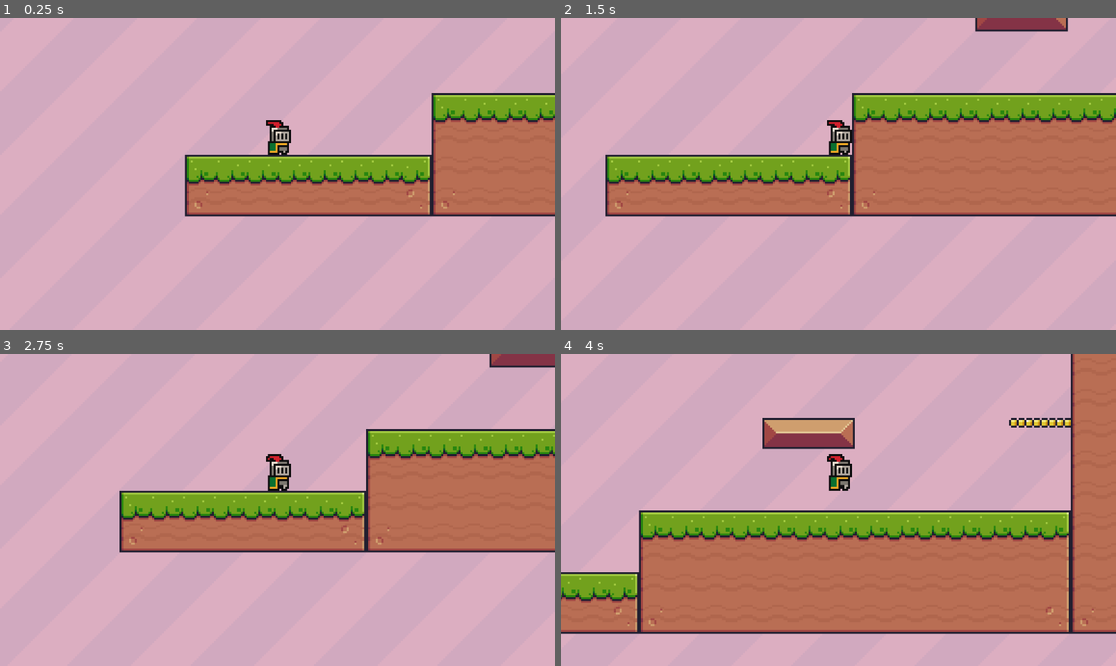
Above: before the commit, frames 1-4 (two rows, left to right).
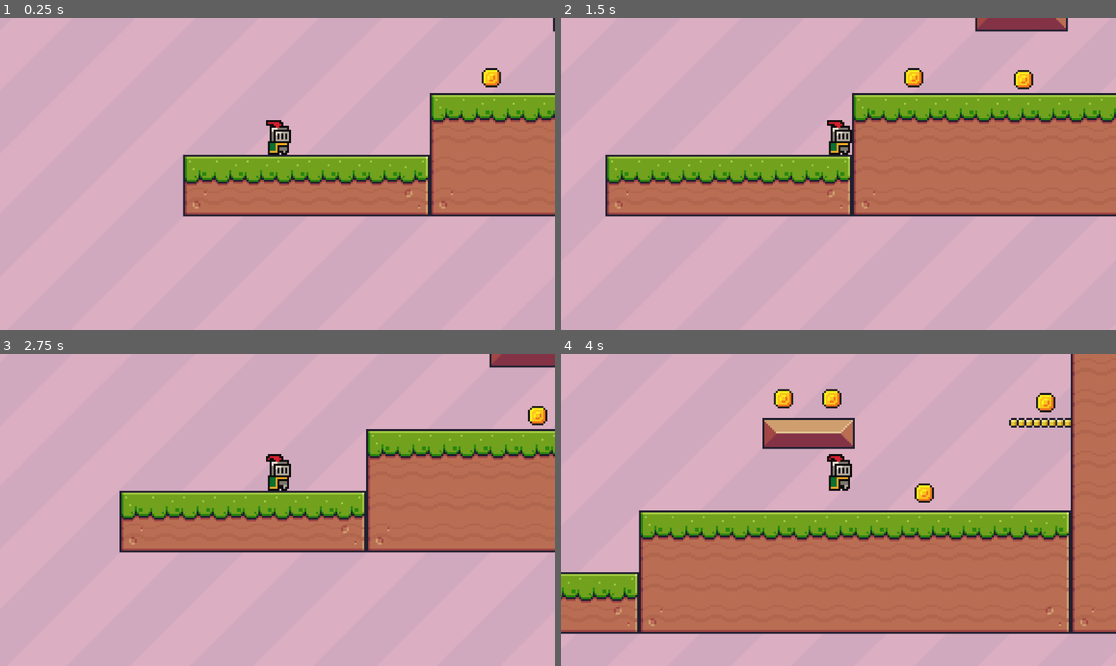
Above: after the commit, the same moments.

Repository: Lasersub/videojuego_godot
Game: Godot game, scene res://scenes/game.tscn
Two runs of this game, one before a commit and one after it. Both use one fixed random seed, a clock stepped at 60 frames per second and the inputs below.
Inputs:
- Up to frame 1 (0.25 s): no input
- Up to frame 2 (1.5 s): tap Enter (ui_accept) at 0.5, 0.77 s; hold Right (ui_right) from 0.53 s (still down)
- Up to frame 3 (2.75 s): tap Enter (ui_accept) at 1.52 s; release Right (ui_right) at 2.03 s; hold Left (ui_left) from 2.03 s (still down)
- Up to frame 4 (4 s): release Left (ui_left) at 2.78 s; hold Right (ui_right) from 2.78 s (still down); tap Enter (ui_accept) at 3.02, 3.77 s

The runs differ from the first frame. In frame 1, 2.1% of the frame differs, in the area x 32-100%, y 0-64%; in frame 2, 0.4%; in frame 3, 0.2%; in frame 4, 0.8%.

Commit message:
Monedas
Añadido de monedas con sonidito increible

Diff:
--- /dev/null
+++ b/scenes/coin.tscn
@@ -0,0 +1,116 @@
+[gd_scene load_steps=18 format=3 uid="uid://baghied6pdw7q"]
+
+[ext_resource type="Script" uid="uid://cw4gq7kc8exh0" path="res://scripts/coin.gd" id="1_i64fm"]
+[ext_resource type="Texture2D" uid="uid://bxlqj0u65hmsa" path="res://assets/sprites/map/coin.png" id="1_rwqht"]
+[ext_resource type="AudioStream" uid="uid://xi8qi5eycghs" path="res://assets/sounds/coin.wav" id="3_11l1o"]
+
+[sub_resource type="CircleShape2D" id="CircleShape2D_ssuvv"]
+radius = 6.0
+
+[sub_resource type="AtlasTexture" id="AtlasTexture_i64fm"]
+atlas = ExtResource("1_rwqht")
+region = Rect2(0, 0, 16, 16)
+
+[sub_resource type="AtlasTexture" id="AtlasTexture_11l1o"]
+atlas = ExtResource("1_rwqht")
+region = Rect2(16, 0, 16, 16)
+
+[sub_resource type="AtlasTexture" id="AtlasTexture_d14el"]
+atlas = ExtResource("1_rwqht")
+region = Rect2(32, 0, 16, 16)
+
+[sub_resource type="AtlasTexture" id="AtlasTexture_1ikuy"]
+atlas = ExtResource("1_rwqht")
+region = Rect2(48, 0, 16, 16)
+
+[sub_resource type="AtlasTexture" id="AtlasTexture_wnlwo"]
+atlas = ExtResource("1_rwqht")
+region = Rect2(64, 0, 16, 16)
+
+[sub_resource type="AtlasTexture" id="AtlasTexture_jig8b"]
+atlas = ExtResource("1_rwqht")
+region = Rect2(80, 0, 16, 16)
+
+[sub_resource type="AtlasTexture" id="AtlasTexture_xmuha"]
+atlas = ExtResource("1_rwqht")
+region = Rect2(96, 0, 16, 16)
+
+[sub_resource type="AtlasTexture" id="AtlasTexture_kfxoj"]
+atlas = ExtResource("1_rwqht")
+region = Rect2(112, 0, 16, 16)
+
+[sub_resource type="AtlasTexture" id="AtlasTexture_jsmju"]
+atlas = ExtResource("1_rwqht")
+region = Rect2(128, 0, 16, 16)
+
+[sub_resource type="AtlasTexture" id="AtlasTexture_s0mny"]
+atlas = ExtResource("1_rwqht")
+region = Rect2(144, 0, 16, 16)
+
+[sub_resource type="AtlasTexture" id="AtlasTexture_7cc30"]
+atlas = ExtResource("1_rwqht")
+region = Rect2(160, 0, 16, 16)
+
+[sub_resource type="AtlasTexture" id="AtlasTexture_rojmm"]
+atlas = ExtResource("1_rwqht")
+region = Rect2(176, 0, 16, 16)
+
+[sub_resource type="SpriteFrames" id="SpriteFrames_ls27i"]
+animations = [{
+"frames": [{
+"duration": 1.0,
+"texture": SubResource("AtlasTexture_i64fm")
+}, {
+"duration": 1.0,
+"texture": SubResource("AtlasTexture_11l1o")
+}, {
+"duration": 1.0,
+"texture": SubResource("AtlasTexture_d14el")
+}, {
+"duration": 1.0,
+"texture": SubResource("AtlasTexture_1ikuy")
+}, {
+"duration": 1.0,
+"texture": SubResource("AtlasTexture_wnlwo")
+}, {
+"duration": 1.0,
+"texture": SubResource("AtlasTexture_jig8b")
+}, {
+"duration": 1.0,
+"texture": SubResource("AtlasTexture_xmuha")
+}, {
+"duration": 1.0,
+"texture": SubResource("AtlasTexture_kfxoj")
+}, {
+"duration": 1.0,
+"texture": SubResource("AtlasTexture_jsmju")
+}, {
+"duration": 1.0,
+"texture": SubResource("AtlasTexture_s0mny")
+}, {
+"duration": 1.0,
+"texture": SubResource("AtlasTexture_7cc30")
+}, {
+"duration": 1.0,
+"texture": SubResource("AtlasTexture_rojmm")
+}],
+"loop": true,
+"name": &"default",
+"speed": 5.0
+}]
+
+[node name="Coin" type="Area2D"]
+collision_mask = 2
+script = ExtResource("1_i64fm")
+
+[node name="CollisionShape2D" type="CollisionShape2D" parent="."]
+shape = SubResource("CircleShape2D_ssuvv")
+
+[node name="AnimatedSprite2D" type="AnimatedSprite2D" parent="."]
+sprite_frames = SubResource("SpriteFrames_ls27i")
+
+[node name="AudioStreamPlayer2D" type="AudioStreamPlayer2D" parent="."]
+stream = ExtResource("3_11l1o")
+volume_db = -0.2
+
+[connection signal="body_entered" from="." to="." method="_on_body_entered"]
--- a/scenes/game.tscn
+++ b/scenes/game.tscn
@@ -1,7 +1,8 @@
-[gd_scene load_steps=4 format=3 uid="uid://s24ali3p2met"]
+[gd_scene load_steps=5 format=3 uid="uid://s24ali3p2met"]
 
 [ext_resource type="PackedScene" uid="uid://dowpk2eheirbh" path="res://scenes/player.tscn" id="1_uwrxv"]
 [ext_resource type="PackedScene" uid="uid://baywt7mqcexac" path="res://scenes/map.tscn" id="2_yqjtg"]
+[ext_resource type="PackedScene" uid="uid://baghied6pdw7q" path="res://scenes/coin.tscn" id="3_lnu2h"]
 
 [sub_resource type="WorldBoundaryShape2D" id="WorldBoundaryShape2D_yqjtg"]
 distance = -32.0
@@ -9,10 +10,11 @@
 [node name="Game" type="Node2D"]
 
 [node name="Map" parent="." instance=ExtResource("2_yqjtg")]
-position = Vector2(-48, -1)
+position = Vector2(-49, -3)
 
 [node name="player" parent="." instance=ExtResource("1_uwrxv")]
 position = Vector2(1, -22)
+collision_layer = 2
 
 [node name="Camera2D" type="Camera2D" parent="player"]
 position = Vector2(-1, 22)
@@ -22,3 +24,27 @@
 
 [node name="CollisionShape2D" type="CollisionShape2D" parent="StaticBody2D"]
 shape = SubResource("WorldBoundaryShape2D_yqjtg")
+
+[node name="Coin" parent="." instance=ExtResource("3_lnu2h")]
+position = Vector2(326, -172)
+
+[node name="Coin2" parent="." instance=ExtResource("3_lnu2h")]
+position = Vector2(168, -42)
+
+[node name="Coin3" parent="." instance=ExtResource("3_lnu2h")]
+position = Vector2(111, -43)
+
+[node name="Coin5" parent="." instance=ExtResource("3_lnu2h")]
+position = Vector2(286, -139)
+
+[node name="Coin6" parent="." instance=ExtResource("3_lnu2h")]
+position = Vector2(154, -93)
+
+[node name="Coin7" parent="." instance=ExtResource("3_lnu2h")]
+position = Vector2(290, -91)
+
+[node name="Coin8" parent="." instance=ExtResource("3_lnu2h")]
+position = Vector2(179, -93)
+
+[node name="Coin4" parent="." instance=ExtResource("3_lnu2h")]
+position = Vector2(227, -44)
--- /dev/null
+++ b/scripts/coin.gd
@@ -0,0 +1,8 @@
+extends Area2D
+@onready var sound = $AudioStreamPlayer2D
+func _on_body_entered(body):
+	var temp_sound = sound.duplicate()
+	get_tree().current_scene.add_child(temp_sound)
+	temp_sound.global_position = global_position
+	temp_sound.play()
+	queue_free()
Not shown, added: scripts/coin.gd.uid
